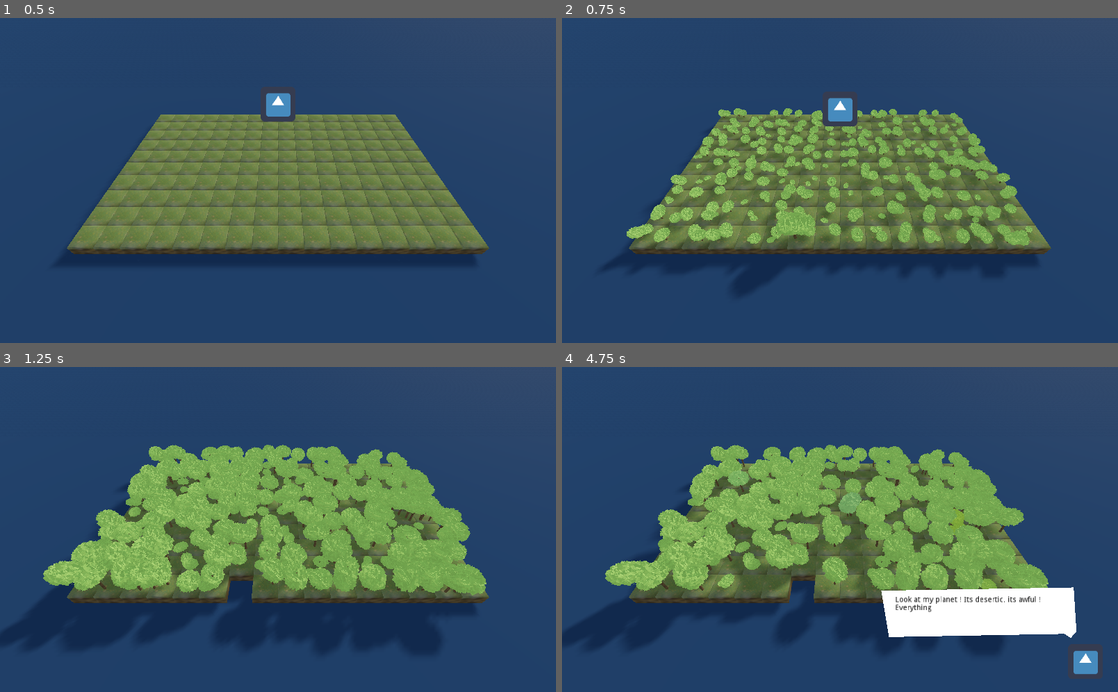
Above: before the commit, frames 1-4 (two rows, left to right).
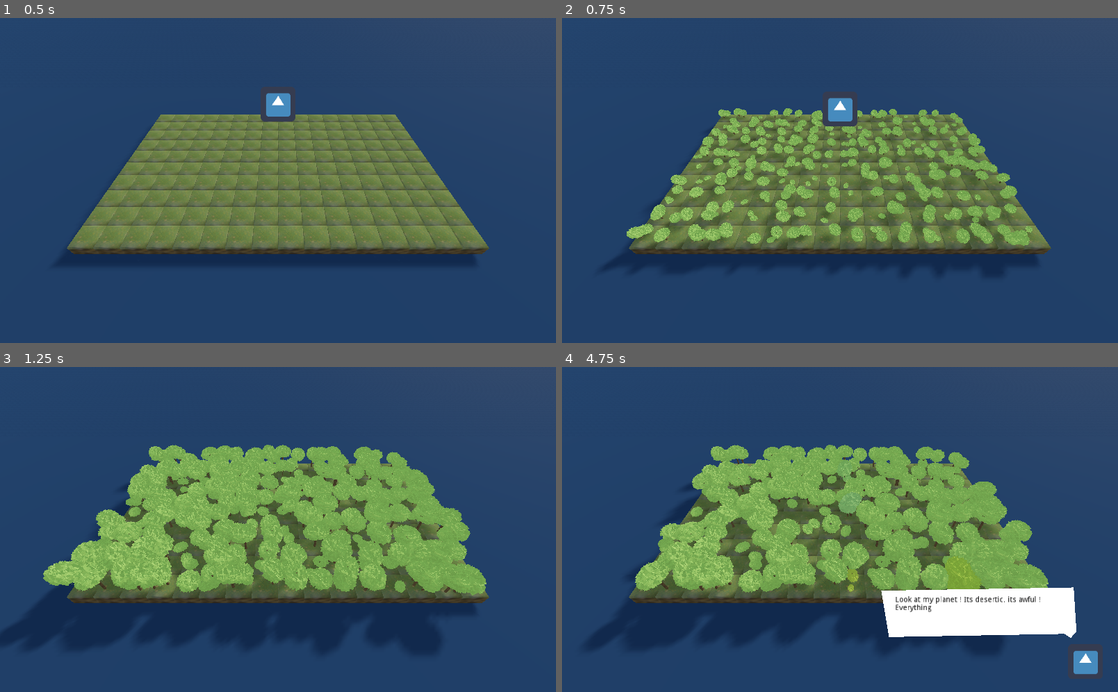
Above: after the commit, the same moments.

Repository: rmonthil-game-jams/scientific-game-jam-2021-team-amber
Game: Godot game, scene res://game/Game.tscn
The game is run twice, just before and just after one commit, with the same random seed, the same clock (stepped at 60 frames per second) and the same inputs. The engine's default icon, where the game draws it, is replaced by a stand-in: a white triangle on a blue panel in a dark square.
Inputs (mouse positions are in pixels of both pictures, inside the frame that each line leads up to):
- Up to frame 1 (0.5 s): no input
- Up to frame 2 (0.75 s): tap Enter at 0.5 s; move the mouse to (812, 245) at 0.52 s; click (812, 245) at 0.67 s
- Up to frame 3 (1.25 s): no input
- Up to frame 4 (4.75 s): move the mouse to (1006, 578) at 1.27 s; click (1006, 578) at 1.42 s; click (979, 614) at 2 s; click (979, 614) at 2.75 s; click (979, 614) at 3.5 s; move the mouse to (673, 480) at 4.27 s; click (673, 480) at 4.42 s

Frame 1 is identical in both runs. In frame 2, 0.6% of the frame differs, in the area x 31-62%, y 50-85%; in frame 3, 2.3%; in frame 4, 8.8%, in the area x 0-85%, y 24-86%.

Commit message:
bonus

Diff:
--- a/game/World.gd
+++ b/game/World.gd
@@ -15,12 +15,14 @@
 
 func _on_Selecter_selected(i, j):
 	match current_tool:
-		"shovel":
-			$Simulation.shovel(i, j)
+		"paint_water":
+			$Simulation.paint(i, j, "water")
+		"paint_temperate":
+			$Simulation.paint(i, j, "temperate")
 		"paint_hot":
 			$Simulation.paint(i, j, "hot")
 		"paint_cold":
 			$Simulation.paint(i, j, "cold")
 
 func _on_Selecter_preselected(i, j):
-	$Simulation.preshovel(i, j)
+	pass
--- /dev/null
+++ b/game/assets/icons/hot.svg
@@ -0,0 +1,88 @@
+<?xml version="1.0" encoding="UTF-8" standalone="no"?>
+<svg
+   xmlns:dc="http://purl.org/dc/elements/1.1/"
+   xmlns:cc="http://creativecommons.org/ns#"
+   xmlns:rdf="http://www.w3.org/1999/02/22-rdf-syntax-ns#"
+   xmlns:svg="http://www.w3.org/2000/svg"
+   xmlns="http://www.w3.org/2000/svg"
+   xmlns:sodipodi="http://sodipodi.sourceforge.net/DTD/sodipodi-0.dtd"
+   xmlns:inkscape="http://www.inkscape.org/namespaces/inkscape"
+   width="90.563156mm"
+   height="90.563156mm"
+   viewBox="0 0 90.563157 90.563156"
+   version="1.1"
+   id="svg8"
+   inkscape:version="1.0.2 (e86c870879, 2021-01-15)"
+   sodipodi:docname="hot.svg">
+  <defs
+     id="defs2" />
+  <sodipodi:namedview
+     id="base"
+     pagecolor="#ffffff"
+     bordercolor="#666666"
+     borderopacity="1.0"
+     inkscape:pageopacity="0.0"
+     inkscape:pageshadow="2"
+     inkscape:zoom="0.98994949"
+     inkscape:cx="447.05866"
+     inkscape:cy="179.42008"
+     inkscape:document-units="mm"
+     inkscape:current-layer="g874"
+     inkscape:document-rotation="0"
+     showgrid="false"
+     inkscape:window-width="1916"
+     inkscape:window-height="1037"
+     inkscape:window-x="0"
+     inkscape:window-y="20"
+     inkscape:window-maximized="1" />
+  <metadata
+     id="metadata5">
+    <rdf:RDF>
+      <cc:Work
+         rdf:about="">
+        <dc:format>image/svg+xml</dc:format>
+        <dc:type
+           rdf:resource="http://purl.org/dc/dcmitype/StillImage" />
+        <dc:title></dc:title>
+      </cc:Work>
+    </rdf:RDF>
+  </metadata>
+  <g
+     inkscape:label="Layer 1"
+     inkscape:groupmode="layer"
+     id="layer1"
+     transform="translate(-33.728654,-108.57023)">
+    <g
+       id="g874"
+       transform="translate(-26.079736,-0.94753923)">
+      <rect
+         style="fill:#563925;fill-opacity:1;stroke:#000000;stroke-width:2.00001;stroke-linecap:round;stroke-linejoin:round;stroke-miterlimit:4;stroke-dasharray:none;stroke-opacity:1"
+         id="rect862"
+         width="88.563148"
+         height="88.563148"
+         x="60.808395"
+         y="110.51778"
+         ry="20.087008" />
+      <path
+         id="rect966"
+         style="fill:#808000;fill-opacity:1;stroke:none;stroke-width:7.55909;stroke-linecap:round;stroke-linejoin:round;stroke-miterlimit:4;stroke-dasharray:none;stroke-opacity:1"
+         d="m 79.699219,3.7792969 c -42.059347,0 -75.9199221,33.8605751 -75.9199221,75.9199221 v 47.365231 c 0,0 29.6929861,8.80188 45.0131861,9.5544 22.659274,1.11302 45.01554,-9.20329 67.640977,-7.53866 28.68025,2.11011 54.68532,23.13964 83.42057,22.00202 28.90978,-1.14454 53.21639,-25.02739 81.9146,-28.70131 18.82312,-2.40971 56.73723,4.68355 56.73723,4.68355 V 79.699219 c 0,-42.059347 -33.85862,-75.9199221 -75.91797,-75.9199221 z"
+         transform="matrix(0.26458333,0,0,0.26458333,59.80839,109.51777)"
+         sodipodi:nodetypes="sscaaaacsss" />
+      <path
+         id="path971"
+         style="fill:#e2e200;fill-opacity:1;stroke:none;stroke-width:7.55909;stroke-linecap:round;stroke-linejoin:round;stroke-miterlimit:4;stroke-dasharray:none;stroke-opacity:1"
+         d="m 79.699219,3.7792969 c -38.742439,0 -70.5048707,28.7383231 -75.277344,66.1425781 0,0 31.601516,-6.855418 47.312178,-4.756644 18.540862,2.476858 33.721967,19.130689 52.403787,20.07309 24.4369,1.232715 46.41009,-17.88884 70.84154,-19.225334 28.42254,-1.554821 55.90199,12.710542 84.36205,13.242668 26.35361,0.492741 78.52185,-9.33378 78.52185,-9.33378 C 333.09107,32.51762 301.33033,3.7792969 262.58789,3.7792969 Z"
+         transform="matrix(0.26458333,0,0,0.26458333,59.80839,109.51777)"
+         sodipodi:nodetypes="scaaaacss" />
+      <rect
+         style="fill:none;fill-opacity:1;stroke:#000000;stroke-width:2.00001;stroke-linecap:round;stroke-linejoin:round;stroke-miterlimit:4;stroke-dasharray:none;stroke-opacity:1"
+         id="rect964"
+         width="88.563148"
+         height="88.563148"
+         x="60.808395"
+         y="110.51778"
+         ry="20.087008" />
+    </g>
+  </g>
+</svg>
--- /dev/null
+++ b/game/assets/icons/shovel.svg
@@ -0,0 +1,75 @@
+<?xml version="1.0" encoding="UTF-8" standalone="no"?>
+<svg
+   xmlns:dc="http://purl.org/dc/elements/1.1/"
+   xmlns:cc="http://creativecommons.org/ns#"
+   xmlns:rdf="http://www.w3.org/1999/02/22-rdf-syntax-ns#"
+   xmlns:svg="http://www.w3.org/2000/svg"
+   xmlns="http://www.w3.org/2000/svg"
+   xmlns:sodipodi="http://sodipodi.sourceforge.net/DTD/sodipodi-0.dtd"
+   xmlns:inkscape="http://www.inkscape.org/namespaces/inkscape"
+   width="86.672585mm"
+   height="99.702919mm"
+   viewBox="0 0 86.672585 99.702919"
+   version="1.1"
+   id="svg8"
+   inkscape:version="1.0.2 (e86c870879, 2021-01-15)"
+   sodipodi:docname="shovel.svg">
+  <defs
+     id="defs2" />
+  <sodipodi:namedview
+     id="base"
+     pagecolor="#ffffff"
+     bordercolor="#666666"
+     borderopacity="1.0"
+     inkscape:pageopacity="0.0"
+     inkscape:pageshadow="2"
+     inkscape:zoom="0.98994949"
+     inkscape:cx="328.76361"
+     inkscape:cy="186.19804"
+     inkscape:document-units="mm"
+     inkscape:current-layer="layer1"
+     inkscape:document-rotation="0"
+     showgrid="false"
+     inkscape:window-width="1916"
+     inkscape:window-height="1037"
+     inkscape:window-x="0"
+     inkscape:window-y="20"
+     inkscape:window-maximized="1" />
+  <metadata
+     id="metadata5">
+    <rdf:RDF>
+      <cc:Work
+         rdf:about="">
+        <dc:format>image/svg+xml</dc:format>
+        <dc:type
+           rdf:resource="http://purl.org/dc/dcmitype/StillImage" />
+        <dc:title></dc:title>
+      </cc:Work>
+    </rdf:RDF>
+  </metadata>
+  <g
+     inkscape:label="Layer 1"
+     inkscape:groupmode="layer"
+     id="layer1"
+     transform="translate(-35.977686,-102.5005)">
+    <g
+       id="g860"
+       transform="rotate(3.1155121,413.84381,-63.087185)">
+      <path
+         style="fill:#666666;stroke:#000000;stroke-width:2;stroke-linecap:butt;stroke-linejoin:miter;stroke-miterlimit:4;stroke-dasharray:none;stroke-opacity:1"
+         d="m 63.286795,171.02705 c -8.414154,4.16438 -11.934308,15.87331 -12.487399,25.2453 -0.452139,7.66138 1.177757,17.66595 7.709902,21.69488 7.663172,4.72653 19.513171,1.94305 26.803325,-3.3407 8.656004,-6.27368 16.512887,-18.70354 13.674048,-29.01016 -1.702359,-6.18055 -10.027819,-8.29211 -15.950953,-10.7444 -6.196495,-2.56546 -13.738228,-6.81976 -19.748923,-3.84492 z"
+         id="path10"
+         sodipodi:nodetypes="aaaaaaa" />
+      <path
+         style="fill:#784421;stroke:#000000;stroke-width:2;stroke-linecap:butt;stroke-linejoin:miter;stroke-miterlimit:4;stroke-dasharray:none;stroke-opacity:1"
+         d="m 78.556915,170.91874 c 4.152743,-9.24548 17.548546,-25.11097 20.431763,-35.09421 1.376322,-4.76556 -11.782828,-0.29809 -14.129869,-4.66801 -1.32641,-2.46962 0.35135,-6.01603 2.210453,-8.11416 0.924056,-1.04286 2.542369,-1.99422 3.871526,-1.57615 9.949212,3.12941 25.975552,7.45802 40.237762,13.96371 1.80803,0.82473 0.64542,4.35871 -0.56484,5.93491 -1.31163,1.70821 -3.90457,2.14999 -6.05583,2.25213 -5.56154,0.26405 -12.71958,-8.70849 -16.13701,-4.31285 -7.4859,9.62867 -10.537976,24.5443 -17.325909,38.56739 -0.850084,1.75618 -6.324147,1.61183 -8.857625,0.0953 -2.274061,-1.36128 -4.191172,-5.9109 -3.680421,-7.04802 z"
+         id="path12"
+         sodipodi:nodetypes="ssaassaassas" />
+      <path
+         style="fill:none;stroke:#000000;stroke-width:2;stroke-linecap:butt;stroke-linejoin:miter;stroke-miterlimit:4;stroke-dasharray:none;stroke-opacity:1"
+         d="m 78.556915,170.91878 c 0,0 -6.699938,12.83842 -7.429309,19.87272 -0.248872,2.40021 -1.004069,5.95735 1.089838,7.15674 1.792465,1.02672 4.11782,-1.0371 5.756561,-2.29472 5.831145,-4.47501 13.186321,-17.67406 13.186321,-17.67406"
+         id="path837"
+         sodipodi:nodetypes="caaac" />
+    </g>
+  </g>
+</svg>
--- /dev/null
+++ b/game/assets/icons/temperate.svg
@@ -0,0 +1,88 @@
+<?xml version="1.0" encoding="UTF-8" standalone="no"?>
+<svg
+   xmlns:dc="http://purl.org/dc/elements/1.1/"
+   xmlns:cc="http://creativecommons.org/ns#"
+   xmlns:rdf="http://www.w3.org/1999/02/22-rdf-syntax-ns#"
+   xmlns:svg="http://www.w3.org/2000/svg"
+   xmlns="http://www.w3.org/2000/svg"
+   xmlns:sodipodi="http://sodipodi.sourceforge.net/DTD/sodipodi-0.dtd"
+   xmlns:inkscape="http://www.inkscape.org/namespaces/inkscape"
+   width="90.563156mm"
+   height="90.563156mm"
+   viewBox="0 0 90.563157 90.563156"
+   version="1.1"
+   id="svg8"
+   inkscape:version="1.0.2 (e86c870879, 2021-01-15)"
+   sodipodi:docname="temperate.svg">
+  <defs
+     id="defs2" />
+  <sodipodi:namedview
+     id="base"
+     pagecolor="#ffffff"
+     bordercolor="#666666"
+     borderopacity="1.0"
+     inkscape:pageopacity="0.0"
+     inkscape:pageshadow="2"
+     inkscape:zoom="0.49497475"
+     inkscape:cx="401.14767"
+     inkscape:cy="-70.229418"
+     inkscape:document-units="mm"
+     inkscape:current-layer="g874"
+     inkscape:document-rotation="0"
+     showgrid="false"
+     inkscape:window-width="1916"
+     inkscape:window-height="1037"
+     inkscape:window-x="0"
+     inkscape:window-y="20"
+     inkscape:window-maximized="1" />
+  <metadata
+     id="metadata5">
+    <rdf:RDF>
+      <cc:Work
+         rdf:about="">
+        <dc:format>image/svg+xml</dc:format>
+        <dc:type
+           rdf:resource="http://purl.org/dc/dcmitype/StillImage" />
+        <dc:title></dc:title>
+      </cc:Work>
+    </rdf:RDF>
+  </metadata>
+  <g
+     inkscape:label="Layer 1"
+     inkscape:groupmode="layer"
+     id="layer1"
+     transform="translate(-33.728654,-108.57023)">
+    <g
+       id="g874"
+       transform="translate(-26.079736,-0.94753923)">
+      <rect
+         style="fill:#563925;fill-opacity:1;stroke:#000000;stroke-width:2.00001;stroke-linecap:round;stroke-linejoin:round;stroke-miterlimit:4;stroke-dasharray:none;stroke-opacity:1"
+         id="rect862"
+         width="88.563148"
+         height="88.563148"
+         x="60.808395"
+         y="110.51778"
+         ry="20.087008" />
+      <path
+         id="rect966"
+         style="fill:#008000;fill-opacity:1;stroke:none;stroke-width:7.55909;stroke-linecap:round;stroke-linejoin:round;stroke-miterlimit:4;stroke-dasharray:none;stroke-opacity:1"
+         d="m 79.699219,3.7792969 c -42.059347,0 -75.9199221,33.8605751 -75.9199221,75.9199221 v 47.365231 c 0,0 29.6929861,8.80188 45.0131861,9.5544 22.659274,1.11302 45.01554,-9.20329 67.640977,-7.53866 28.68025,2.11011 54.68532,23.13964 83.42057,22.00202 28.90978,-1.14454 53.21639,-25.02739 81.9146,-28.70131 18.82312,-2.40971 56.73723,4.68355 56.73723,4.68355 V 79.699219 c 0,-42.059347 -33.85862,-75.9199221 -75.91797,-75.9199221 z"
+         transform="matrix(0.26458333,0,0,0.26458333,59.80839,109.51777)"
+         sodipodi:nodetypes="sscaaaacsss" />
+      <path
+         id="path971"
+         style="fill:#00b500;fill-opacity:1;stroke:none;stroke-width:7.55909;stroke-linecap:round;stroke-linejoin:round;stroke-miterlimit:4;stroke-dasharray:none;stroke-opacity:1"
+         d="m 79.699219,3.7792969 c -38.742439,0 -70.5048707,28.7383231 -75.277344,66.1425781 0,0 31.601516,-6.855418 47.312178,-4.756644 18.540862,2.476858 33.721967,19.130689 52.403787,20.07309 24.4369,1.232715 46.41009,-17.88884 70.84154,-19.225334 28.42254,-1.554821 55.90199,12.710542 84.36205,13.242668 26.35361,0.492741 78.52185,-9.33378 78.52185,-9.33378 C 333.09107,32.51762 301.33033,3.7792969 262.58789,3.7792969 Z"
+         transform="matrix(0.26458333,0,0,0.26458333,59.80839,109.51777)"
+         sodipodi:nodetypes="scaaaacss" />
+      <rect
+         style="fill:none;fill-opacity:1;stroke:#000000;stroke-width:2.00001;stroke-linecap:round;stroke-linejoin:round;stroke-miterlimit:4;stroke-dasharray:none;stroke-opacity:1"
+         id="rect964"
+         width="88.563148"
+         height="88.563148"
+         x="60.808395"
+         y="110.51778"
+         ry="20.087008" />
+    </g>
+  </g>
+</svg>
--- /dev/null
+++ b/game/assets/icons/water.svg
@@ -0,0 +1,83 @@
+<?xml version="1.0" encoding="UTF-8" standalone="no"?>
+<svg
+   xmlns:dc="http://purl.org/dc/elements/1.1/"
+   xmlns:cc="http://creativecommons.org/ns#"
+   xmlns:rdf="http://www.w3.org/1999/02/22-rdf-syntax-ns#"
+   xmlns:svg="http://www.w3.org/2000/svg"
+   xmlns="http://www.w3.org/2000/svg"
+   xmlns:sodipodi="http://sodipodi.sourceforge.net/DTD/sodipodi-0.dtd"
+   xmlns:inkscape="http://www.inkscape.org/namespaces/inkscape"
+   width="90.563156mm"
+   height="90.563156mm"
+   viewBox="0 0 90.563157 90.563156"
+   version="1.1"
+   id="svg8"
+   inkscape:version="1.0.2 (e86c870879, 2021-01-15)"
+   sodipodi:docname="water.svg">
+  <defs
+     id="defs2" />
+  <sodipodi:namedview
+     id="base"
+     pagecolor="#ffffff"
+     bordercolor="#666666"
+     borderopacity="1.0"
+     inkscape:pageopacity="0.0"
+     inkscape:pageshadow="2"
+     inkscape:zoom="0.98994949"
+     inkscape:cx="521.61672"
+     inkscape:cy="163.25732"
+     inkscape:document-units="mm"
+     inkscape:current-layer="layer1"
+     inkscape:document-rotation="0"
+     showgrid="false"
+     inkscape:window-width="1916"
+     inkscape:window-height="1037"
+     inkscape:window-x="0"
+     inkscape:window-y="20"
+     inkscape:window-maximized="1" />
+  <metadata
+     id="metadata5">
+    <rdf:RDF>
+      <cc:Work
+         rdf:about="">
+        <dc:format>image/svg+xml</dc:format>
+        <dc:type
+           rdf:resource="http://purl.org/dc/dcmitype/StillImage" />
+        <dc:title></dc:title>
+      </cc:Work>
+    </rdf:RDF>
+  </metadata>
+  <g
+     inkscape:label="Layer 1"
+     inkscape:groupmode="layer"
+     id="layer1"
+     transform="translate(-33.728654,-108.57023)">
+    <g
+       id="g874"
+       transform="translate(-26.079736,-0.94753923)">
+      <rect
+         style="fill:#0e43a5;fill-opacity:1;stroke:#000000;stroke-width:2.00001;stroke-linecap:round;stroke-linejoin:round;stroke-miterlimit:4;stroke-dasharray:none;stroke-opacity:1"
+         id="rect862"
+         width="88.563148"
+         height="88.563148"
+         x="60.808395"
+         y="110.51778"
+         ry="20.087008" />
+      <path
+         style="fill:none;stroke:#000000;stroke-width:2;stroke-linecap:round;stroke-linejoin:round;stroke-miterlimit:4;stroke-dasharray:none;stroke-opacity:1"
+         d="m 72.275246,134.4927 c 0,0 6.385411,-5.97307 10.384343,-6.0083 4.267042,-0.0376 6.92467,6.23842 11.191814,6.21489 3.701333,-0.0204 5.951122,-5.3102 9.647767,-5.49756 4.59455,-0.23288 8.07814,6.31349 12.62062,5.58545 3.33742,-0.53491 4.15425,-6.55405 7.5256,-6.79605 4.38591,-0.31483 10.95274,7.35227 10.95274,7.35227"
+         id="path864"
+         sodipodi:nodetypes="caaaaac" />
+      <path
+         style="fill:none;stroke:#000000;stroke-width:2;stroke-linecap:round;stroke-linejoin:round;stroke-miterlimit:4;stroke-dasharray:none;stroke-opacity:1"
+         d="m 72.275246,155.65722 c 0,0 6.385411,-5.97307 10.384343,-6.0083 4.267042,-0.0376 6.92467,6.23842 11.191814,6.21489 3.701333,-0.0204 5.951122,-5.3102 9.647767,-5.49756 4.59455,-0.23288 8.07814,6.31349 12.62062,5.58545 3.33742,-0.53491 4.15425,-6.55405 7.5256,-6.79605 4.38591,-0.31483 10.95274,7.35227 10.95274,7.35227"
+         id="path866"
+         sodipodi:nodetypes="caaaaac" />
+      <path
+         style="fill:none;stroke:#000000;stroke-width:2;stroke-linecap:round;stroke-linejoin:round;stroke-miterlimit:4;stroke-dasharray:none;stroke-opacity:1"
+         d="m 72.275246,178.00317 c 0,0 6.385411,-5.97307 10.384343,-6.0083 4.267042,-0.0376 6.92467,6.23842 11.191814,6.21489 3.701333,-0.0204 5.951122,-5.3102 9.647767,-5.49756 4.59455,-0.23288 8.07814,6.31349 12.62062,5.58545 3.33742,-0.53491 4.15425,-6.55405 7.5256,-6.79605 4.38591,-0.31483 10.95274,7.35227 10.95274,7.35227"
+         id="path868"
+         sodipodi:nodetypes="caaaaac" />
+    </g>
+  </g>
+</svg>
--- a/modules/simulation/Simulation.gd
+++ b/modules/simulation/Simulation.gd
@@ -1,28 +1,33 @@
 extends Spatial
 
-func prepaint(i : int, j : int, biome : String) -> void:
-	$SimulationVisual.cells[i][j].prepaint(biome)
-
 func paint(i : int, j : int, biome : String) -> void:
-	if not $SimulationCore.state[i][j]["type"] == "water":
-		$SimulationCore.state[i][j]["biome"] = biome
-		$SimulationVisual.cells[i][j].state = $SimulationCore.state[i][j].duplicate()
-
-func preshovel(i, j) -> void:
-	$SimulationVisual.cells[i][j].preshovel()
-
-func shovel(i, j) -> void:
-	if $SimulationCore.state[i][j]["type"] == "water":
-		$SimulationCore.state[i][j]["type"] = "land"
-		$SimulationCore.state[i][j]["biome"] = "temperate"
-		$CreateRock.play()
-	else:
+	if biome == "water":
 		$SimulationCore.state[i][j].erase("biome")
-		if $SimulationCore.state[i][j]["type"] == "tree":
-			$SimulationCore.state[i][j].erase("species")
+		$SimulationCore.state[i][j].erase("species")
 		$SimulationCore.state[i][j]["type"] = "water"
 		$CreateWater.play()
+	else:
+		if $SimulationCore.state[i][j]["type"] == "water":
+			$SimulationCore.state[i][j]["type"] = "land"
+			$CreateRock.play()
+		$SimulationCore.state[i][j]["biome"] = biome
 	$SimulationVisual.cells[i][j].state = $SimulationCore.state[i][j].duplicate()
+
+#func preshovel(i, j) -> void:
+#	pass
+#
+#func shovel(i, j) -> void:
+#	if $SimulationCore.state[i][j]["type"] == "water":
+#		$SimulationCore.state[i][j]["type"] = "land"
+#		$SimulationCore.state[i][j]["biome"] = "temperate"
+#		$CreateRock.play()
+#	else:
+#		$SimulationCore.state[i][j].erase("biome")
+#		if $SimulationCore.state[i][j]["type"] == "tree":
+#			$SimulationCore.state[i][j].erase("species")
+#		$SimulationCore.state[i][j]["type"] = "water"
+#		$CreateWater.play()
+#	$SimulationVisual.cells[i][j].state = $SimulationCore.state[i][j].duplicate()
 
 func get_diversity() -> float:
 	return $SimulationCore.get_diversity()
--- a/modules/ui/BiodiversityBar.gd
+++ b/modules/ui/BiodiversityBar.gd
@@ -12,9 +12,6 @@
 
 var value : float setget _set_value
 
-func _ready():
-	_on_Shovel_pressed()
-
 func _set_value(val : float):
 	value = val
 	## update
@@ -22,23 +19,36 @@
 	for i in range(bonus_thresholds.size()):
 		## discover the buttons given the progress bar
 		if value >= bonus_thresholds[i]:
-			$Container/Bonus.get_child(i + 1).show()
-			$Container/Bonus.get_child(i + 1).disabled = false
-			emit_signal("bonus", $Container/Bonus.get_child(i + 1).name.to_lower())
+			$Container/Bonus.get_child(i).show()
+			$Container/Bonus.get_child(i).disabled = false
+			emit_signal("bonus", $Container/Bonus.get_child(i).name.to_lower())
 	## over
 	if value > 100.0:
 		emit_signal("win")
 	elif value == 0.0:
 		emit_signal("loss")
 
-func _on_Shovel_pressed():
-	if current_tool != "shovel":
-		current_tool = "shovel"
-		$AnimationPlayer.play("shovel")
-		emit_signal("tool_selected", "shovel")
+func _reset_bonus_rotation():
+	for bonus in $Container/Bonus.get_children():
+		bonus.rect_rotation = 0.0
+
+func _on_PaintWater_pressed():
+	if current_tool != "paint_water":
+		current_tool = "paint_water"
+		$AnimationPlayer.play("paint_water")
+		emit_signal("tool_selected", "paint_water")
+		_reset_bonus_rotation()
+
+func _on_PaintTemperate_pressed():
+	if current_tool != "paint_temperate":
+		current_tool = "paint_temperate"
+		$AnimationPlayer.play("paint_temperate")
+		emit_signal("tool_selected", "paint_temperate")
+		_reset_bonus_rotation()
 
 func _on_PaintHot_pressed():
 	if current_tool != "paint_hot":
 		current_tool = "paint_hot"
 		$AnimationPlayer.play("paint_hot")
 		emit_signal("tool_selected", "paint_hot")
+		_reset_bonus_rotation()
--- a/modules/ui/BiodiversityBar.tscn
+++ b/modules/ui/BiodiversityBar.tscn
@@ -1,7 +1,11 @@
-[gd_scene load_steps=5 format=2]
+[gd_scene load_steps=10 format=2]
 
 [ext_resource path="res://modules/ui/BiodiversityBar.gd" type="Script" id=1]
 [ext_resource path="res://icon.png" type="Texture" id=2]
+[ext_resource path="res://game/assets/icons/water.svg" type="Texture" id=3]
+[ext_resource path="res://game/assets/icons/shovel.svg" type="Texture" id=4]
+[ext_resource path="res://game/assets/icons/hot.svg" type="Texture" id=5]
+[ext_resource path="res://game/assets/icons/temperate.svg" type="Texture" id=6]
 
 [sub_resource type="Animation" id=1]
 resource_name = "paint_hot"
@@ -19,10 +23,27 @@
 "values": [ 0.0, -45.0, 45.0 ]
 }
 
-[sub_resource type="Animation" id=2]
+[sub_resource type="Animation" id=3]
+resource_name = "paint_temperate"
 loop = true
 tracks/0/type = "value"
-tracks/0/path = NodePath("Container/Bonus/Shovel:rect_rotation")
+tracks/0/path = NodePath("Container/Bonus/PaintTemperate:rect_rotation")
+tracks/0/interp = 2
+tracks/0/loop_wrap = true
+tracks/0/imported = false
+tracks/0/enabled = true
+tracks/0/keys = {
+"times": PoolRealArray( 0, 0.2, 0.7 ),
+"transitions": PoolRealArray( 1, 1, 1 ),
+"update": 0,
+"values": [ 0.0, -45.0, 45.0 ]
+}
+
+[sub_resource type="Animation" id=2]
+resource_name = "paint_water"
+loop = true
+tracks/0/type = "value"
+tracks/0/path = NodePath("Container/Bonus/PaintWater:rect_rotation")
 tracks/0/interp = 2
 tracks/0/loop_wrap = true
 tracks/0/imported = false
@@ -42,17 +63,19 @@
 __meta__ = {
 "_edit_use_anchors_": false
 }
-bonus_thresholds = [ 20.0 ]
+bonus_thresholds = [ 0.0, 20.0, 40.0 ]
 
 [node name="AnimationPlayer" type="AnimationPlayer" parent="."]
 anims/paint_hot = SubResource( 1 )
-anims/shovel = SubResource( 2 )
+anims/paint_temperate = SubResource( 3 )
+anims/paint_water = SubResource( 2 )
 
 [node name="Container" type="HBoxContainer" parent="."]
 anchor_top = 1.0
 anchor_bottom = 1.0
 margin_top = -64.0
 margin_right = 200.0
+custom_constants/separation = 40
 __meta__ = {
 "_edit_use_anchors_": false
 }
@@ -67,34 +90,89 @@
 }
 
 [node name="Bonus" type="HBoxContainer" parent="Container"]
-margin_left = 68.0
-margin_right = 132.0
+margin_left = 104.0
+margin_right = 376.0
 margin_bottom = 64.0
 rect_pivot_offset = Vector2( 32, 32 )
+custom_constants/separation = 40
 __meta__ = {
 "_edit_use_anchors_": false
 }
 
-[node name="Shovel" type="TextureButton" parent="Container/Bonus"]
+[node name="PaintWater" type="TextureButton" parent="Container/Bonus"]
+visible = false
 margin_right = 64.0
 margin_bottom = 64.0
+rect_min_size = Vector2( 64, 64 )
 rect_pivot_offset = Vector2( 32, 32 )
 mouse_filter = 1
-texture_normal = ExtResource( 2 )
+texture_normal = ExtResource( 3 )
+expand = true
+__meta__ = {
+"_edit_use_anchors_": false
+}
+
+[node name="Shovel" type="TextureRect" parent="Container/Bonus/PaintWater"]
+margin_left = -28.4252
+margin_top = -11.6715
+margin_right = 51.5748
+margin_bottom = 68.3285
+texture = ExtResource( 4 )
+expand = true
+stretch_mode = 6
+__meta__ = {
+"_edit_use_anchors_": false
+}
+
+[node name="PaintTemperate" type="TextureButton" parent="Container/Bonus"]
+visible = false
+margin_right = 64.0
+margin_bottom = 64.0
+rect_min_size = Vector2( 64, 64 )
+rect_pivot_offset = Vector2( 32, 32 )
+mouse_filter = 1
+texture_normal = ExtResource( 6 )
+expand = true
+__meta__ = {
+"_edit_use_anchors_": false
+}
+
+[node name="Temperate" type="TextureRect" parent="Container/Bonus/PaintTemperate"]
+margin_left = -28.4252
+margin_top = -11.6715
+margin_right = 51.5748
+margin_bottom = 68.3285
+texture = ExtResource( 4 )
+expand = true
+stretch_mode = 6
 __meta__ = {
 "_edit_use_anchors_": false
 }
 
 [node name="PaintHot" type="TextureButton" parent="Container/Bonus"]
 visible = false
-margin_left = 68.0
-margin_right = 132.0
+margin_right = 64.0
 margin_bottom = 64.0
+rect_min_size = Vector2( 64, 64 )
 rect_pivot_offset = Vector2( 32, 32 )
 mouse_filter = 1
-texture_normal = ExtResource( 2 )
+texture_normal = ExtResource( 5 )
+expand = true
 __meta__ = {
 "_edit_use_anchors_": false
 }
-[connection signal="pressed" from="Container/Bonus/Shovel" to="." method="_on_Shovel_pressed"]
+
+[node name="Temperate" type="TextureRect" parent="Container/Bonus/PaintHot"]
+margin_left = -28.425
+margin_top = -11.672
+margin_right = 51.575
+margin_bottom = 68.328
+texture = ExtResource( 4 )
+expand = true
+stretch_mode = 6
+__meta__ = {
+"_edit_use_anchors_": false
+}
+[connection signal="pressed" from="Container/Bonus/PaintWater" to="." method="_on_PaintWater_pressed"]
+[connection signal="pressed" from="Container/Bonus/PaintTemperate" to="." method="_on_PaintTemperate_pressed"]
 [connection signal="pressed" from="Container/Bonus/PaintHot" to="." method="_on_PaintHot_pressed"]
Not shown, added: game/assets/icons/hot.svg.import
Not shown, added: game/assets/icons/shovel.svg.import
Not shown, added: game/assets/icons/temperate.svg.import
Not shown, added: game/assets/icons/water.svg.import
